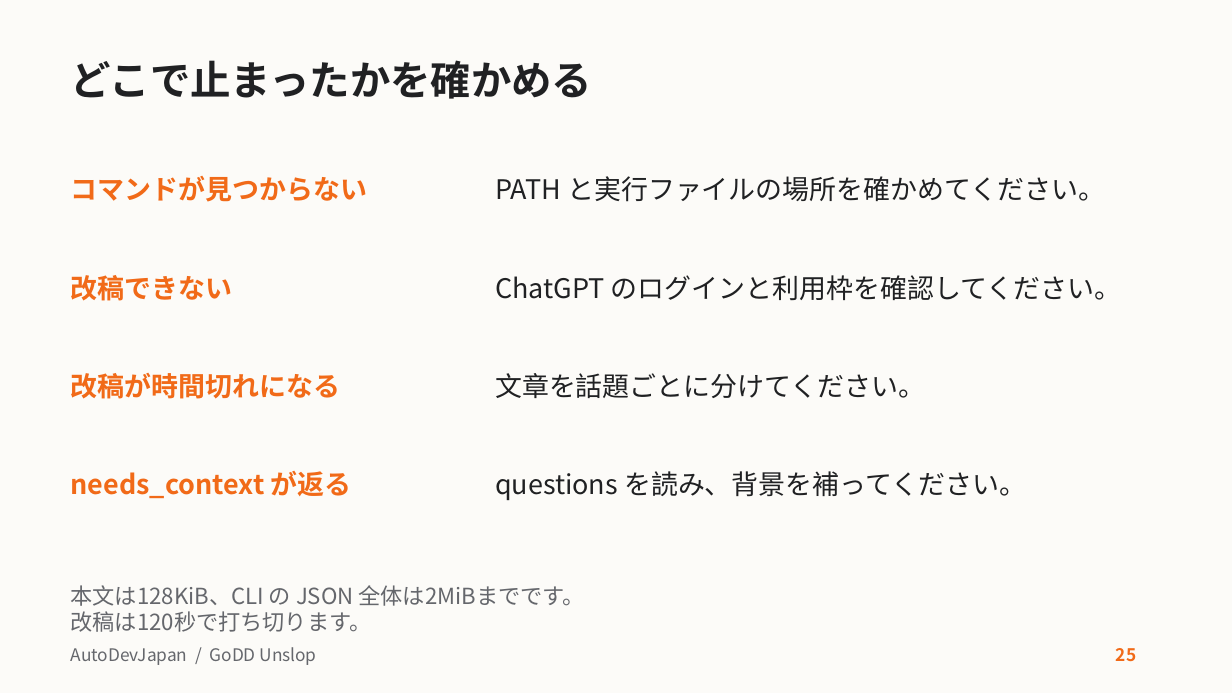
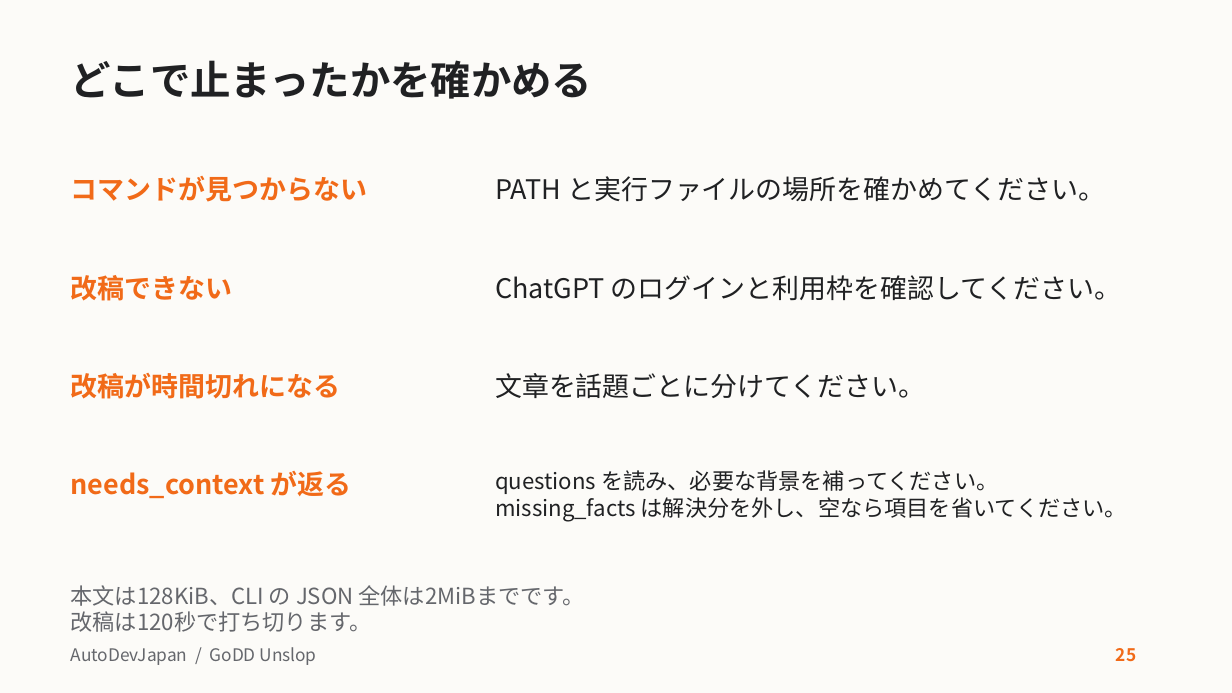
Before and after one commit to AutoDevJapan/GoDD-Unslop, a slide deck: slide 25 of docs/user-guide.pptx. Drawn at 1232x693 pixels with LibreOffice and Linux fonts; fonts in the diff are those of the drawing. Boxes give left, top, right and bottom in pixels: in the first picture for what was removed or moved away, otherwise in the second. Text is boxed around its words. In the diff, an @@ line names an element or a change of style, - is before the commit and + after.

Commit message:
別紙の依頼文を使って書き分けを示し、練習用の保存先をそろえる

```diff
--- a/docs/user-guide.pptx
+++ b/docs/user-guide.pptx
@@ text at (495,470,1127,521): text changed; size 21 to 17.2 pt @@
-questions を読み、背景を補ってください。
+questions を読み、必要な背景を補ってください。
+missing_facts は解決分を外し、空なら項目を省いてください。
```
Also in this commit, not shown: 3 other slides changed, 3 other files.
